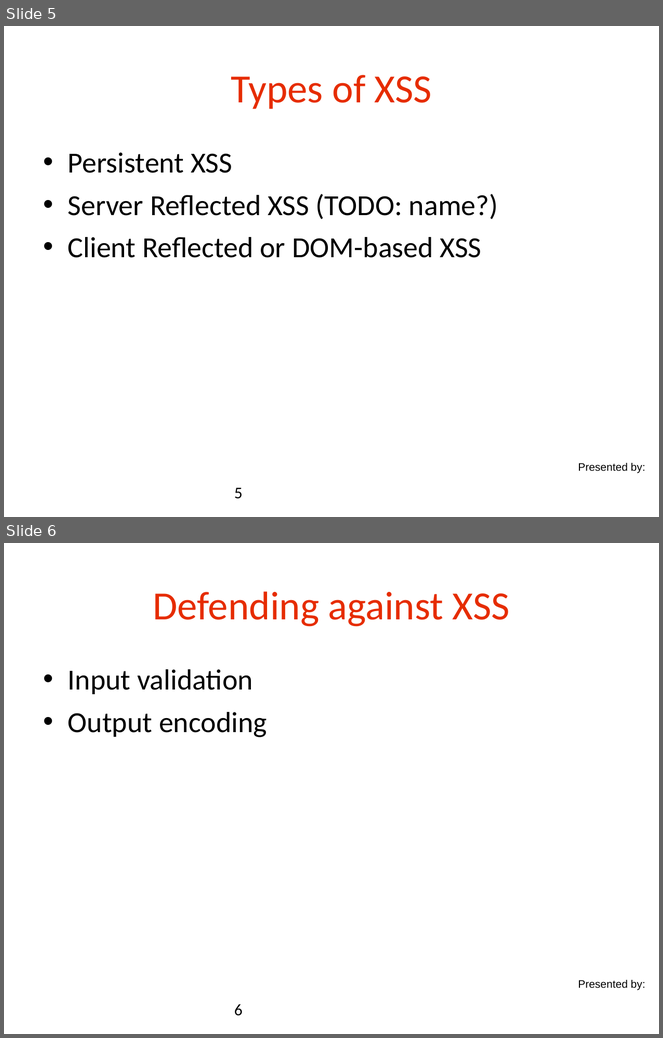
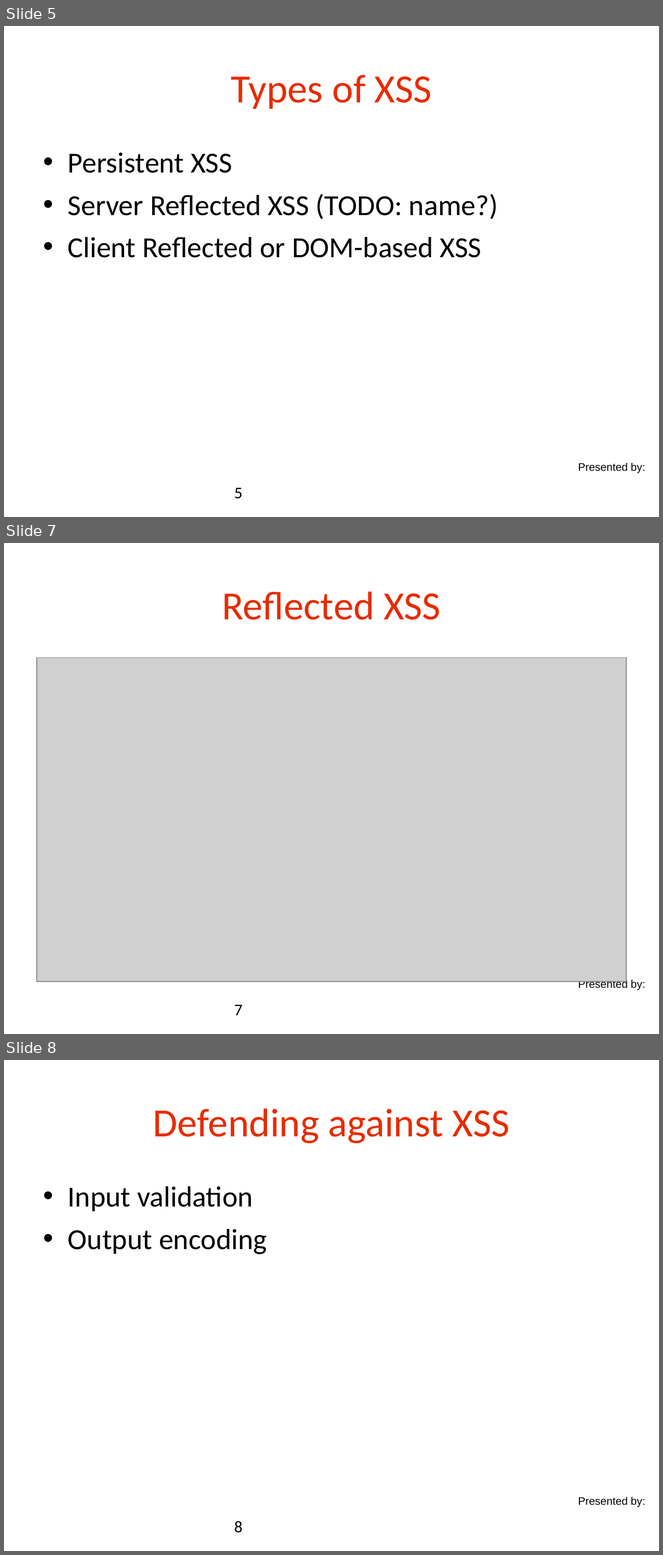
Before and after one commit to danielsomerfield/app-sec-presentation, a slide deck: AppSec Presentation Deck Day 4.ppt. Shown one above the other, each under a label of ours: slides 5 and 6 before the commit, slides 5, 7 and 8 after it; the slides between them are not shown. The pictures are 663x1038 and 663x1555 pixels, drawn with LibreOffice and Linux fonts; fonts in the diff are those of the drawing; grey boxes stand for pictures; background and template pictures are left out. Boxes give left, top, right and bottom in pixels: in the first picture for what was removed or moved away, otherwise in the second. Text is boxed around its words. In the diff, an @@ line names an element or a change of style, - is before the commit and + after.

```diff
--- a/AppSec Presentation Deck Day 4.ppt
+++ b/AppSec Presentation Deck Day 4.ppt
@@ slide 7 added at <box>4,543,659,1034</box>, background #FFFFFF; not listed: 1 template element that a slide beside it also shows @@
@@ title added at <box>222,591,441,620</box>, 44 pt, text #E62C00 @@
+Reflected XSS
@@ picture added at <box>37,657,626,982</box> @@
@@ page number added at <box>234,1005,243,1016</box>, 18 pt, text #000000 @@
+7
@@ what was slide 6 is now slide 8 @@
@@ page number at <box>234,1521,243,1533</box>: text changed @@
-6
+8
```
Also in this commit, not shown: 2 other slides added.
